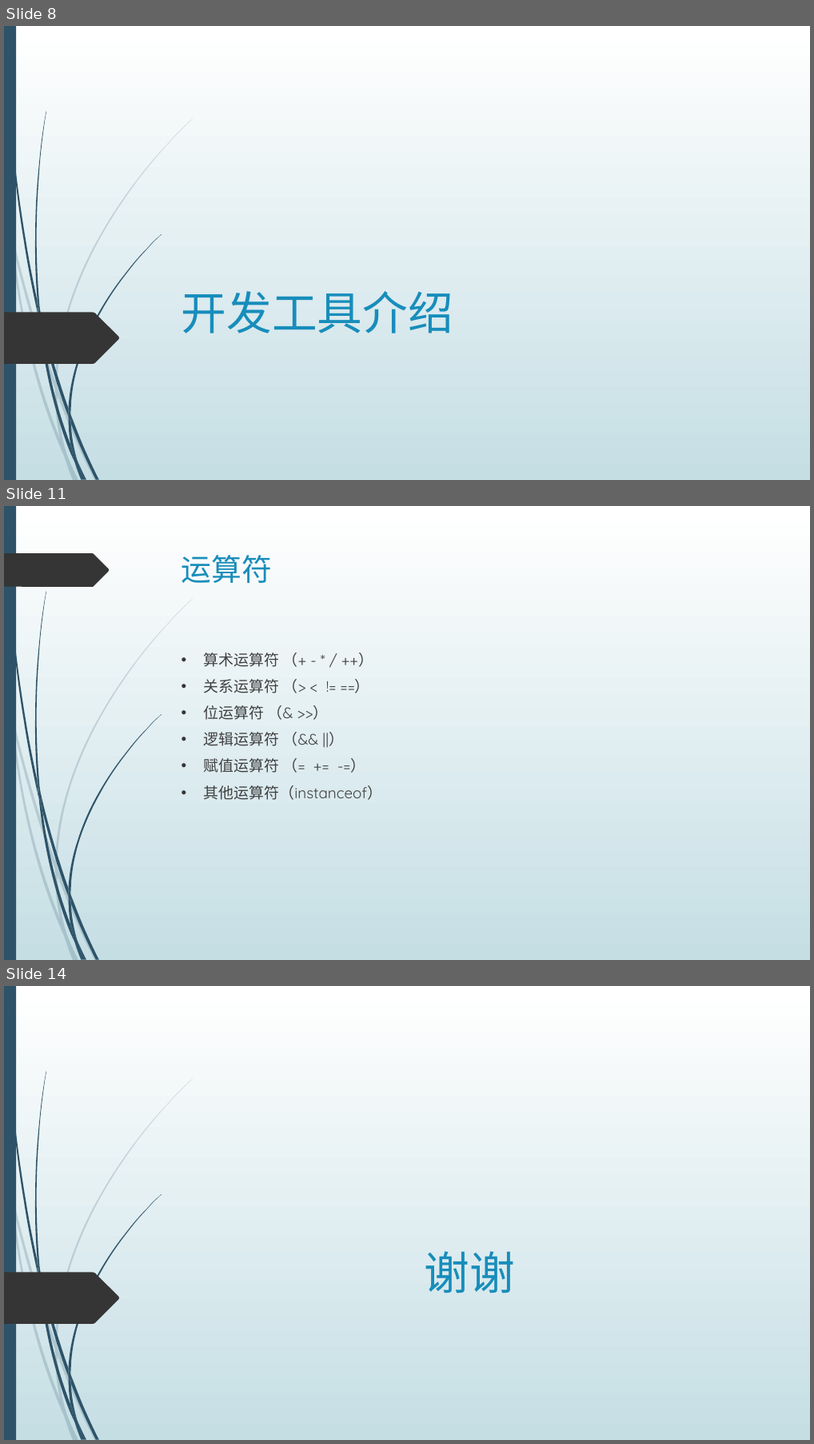
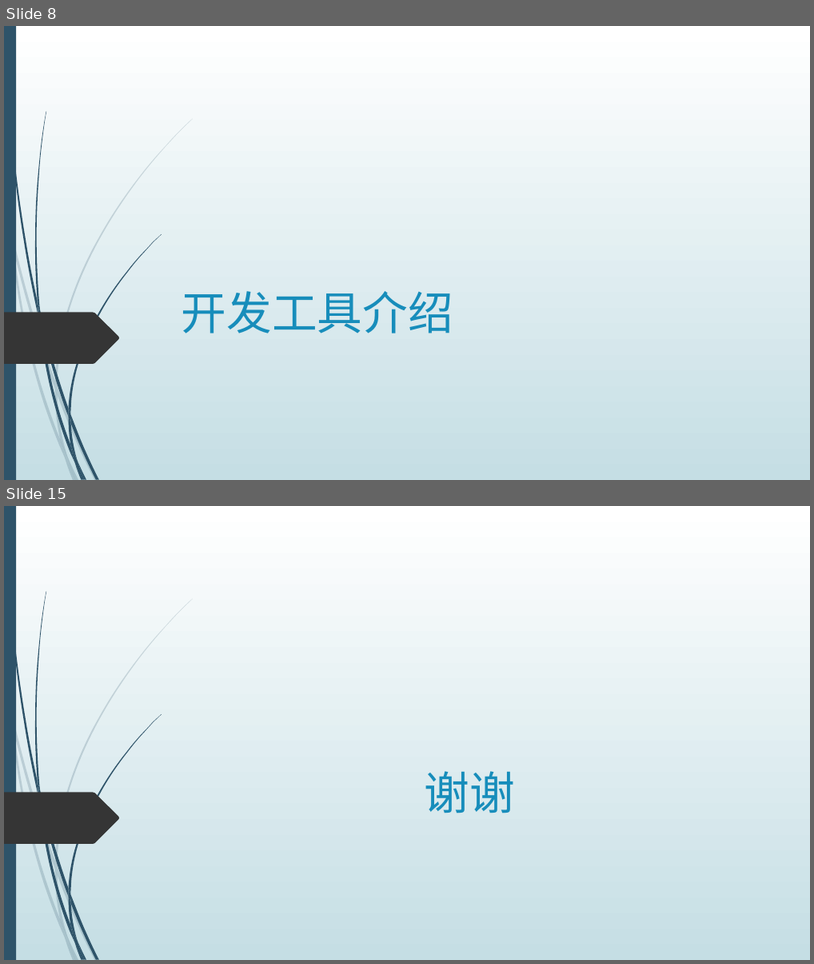
Before and after one commit to dean2015/documents, a slide deck: 201805/JAVA 基础介绍.pptx. Shown one above the other, each under a label of ours: slides 8, 11 and 14 before the commit, slides 8 and 15 after it; the slides between them are not shown. The pictures are 814x1444 and 814x964 pixels, drawn with LibreOffice and Linux fonts; fonts in the diff are those of the drawing. Boxes give left, top, right and bottom in pixels: in the first picture for what was removed or moved away, otherwise in the second. Text is boxed around its words. In the diff, an @@ line names an element or a change of style, - is before the commit and + after.

```diff
--- a/201805/JAVA 基础介绍.pptx
+++ b/201805/JAVA 基础介绍.pptx
@@ slide 11 removed at box(4, 506, 810, 960), background gradient #FFFFFF to #C5DEE5; not listed: 23 template elements that a slide beside it also shows @@
@@ freeform shape removed at box(4, 553, 110, 587) @@
@@ title removed at box(182, 555, 272, 583) @@
-运算符
@@ text removed at box(204, 652, 382, 800) @@
-• 算术运算符 （+ - * / ++）
-• 关系运算符 （> < != ==）
-• 位运算符 （& >>）
-• 逻辑运算符 （&& ||）
-• 赋值运算符 （= += -=）
-• 其他运算符（instanceof）
@@ what was slide 14 is now slide 15 @@
```
Also in this commit, not shown: 4 slides changed, 6 slides added, 4 other slides removed, 3 other files.
